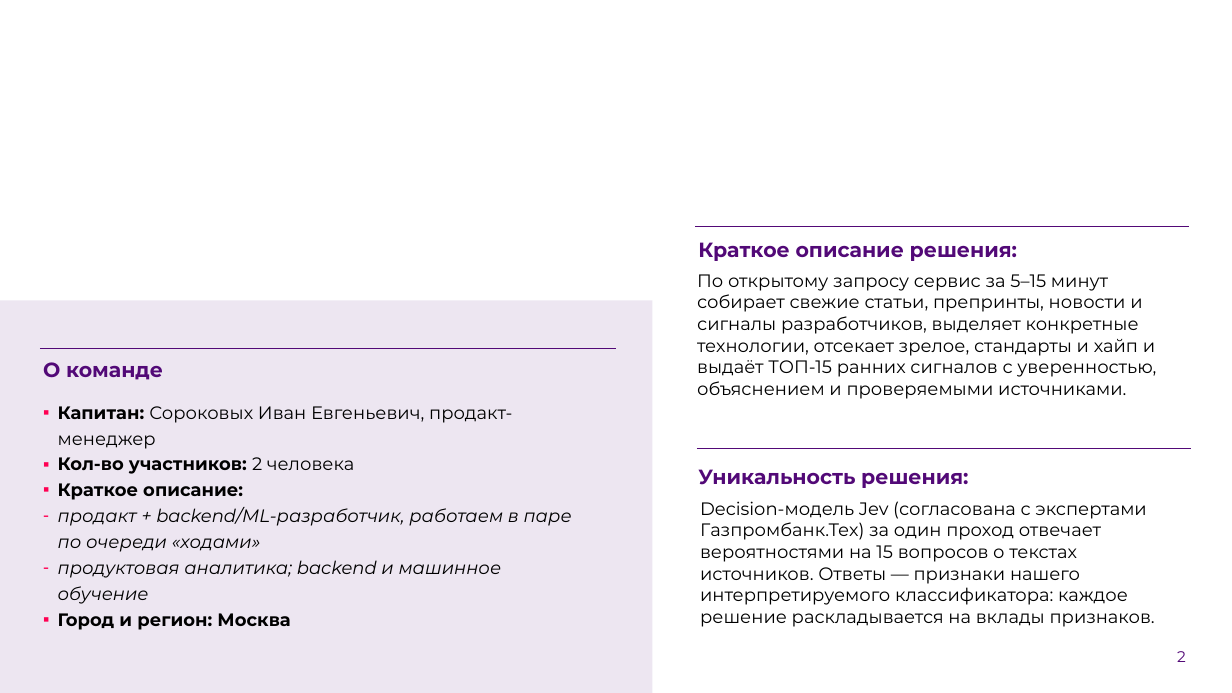
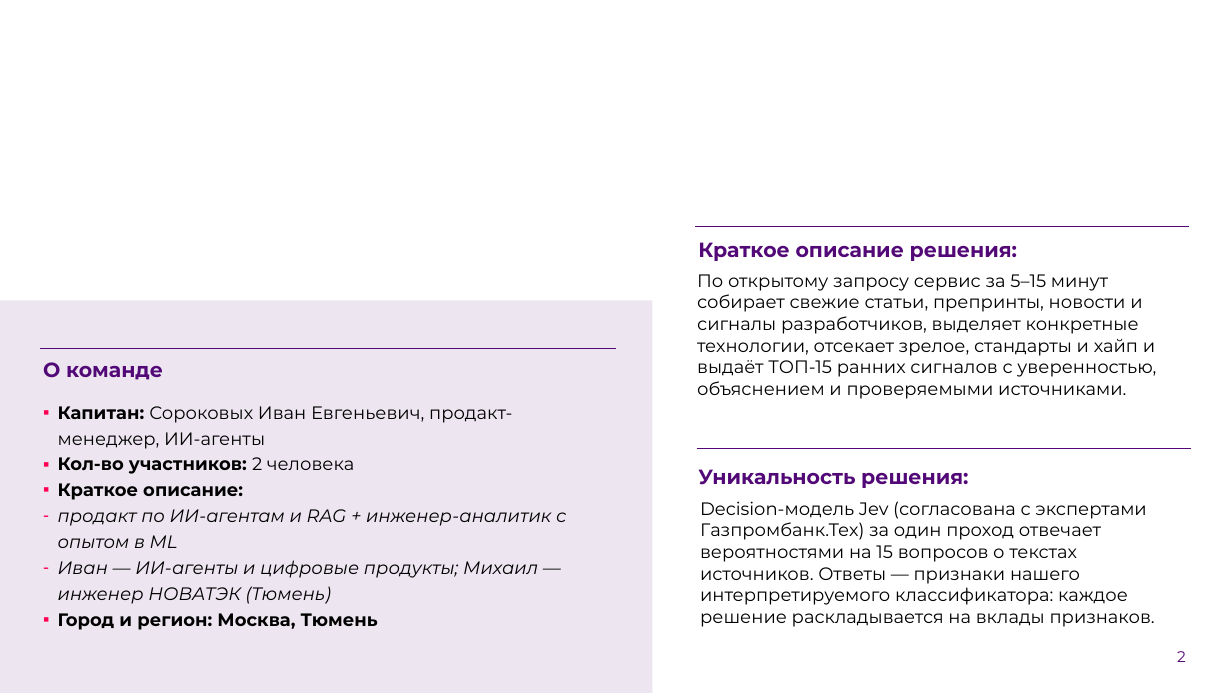
Before and after one commit to Krackenhell/lct-2026-weak-signals, a slide deck: slide 2 of presentation/Агенты_Москвы_Радар_слабых_сигналов.pptx. Drawn at 1232x693 pixels with LibreOffice and Linux fonts; fonts in the diff are those of the drawing; background and template pictures are left out. Boxes give left, top, right and bottom in pixels: in the first picture for what was removed or moved away, otherwise in the second. Text is boxed around its words. In the diff, an @@ line names an element or a change of style, - is before the commit and + after.

```diff
--- a/presentation/Агенты_Москвы_Радар_слабых_сигналов.pptx
+++ b/presentation/Агенты_Москвы_Радар_слабых_сигналов.pptx
@@ text at bbox=[58, 406, 512, 449]: text changed @@
-▪ Капитан: Сороковых Иван Евгеньевич, продакт-менеджер
+▪ Капитан: Сороковых Иван Евгеньевич, продакт-менеджер, ИИ-агенты
@@ text at bbox=[58, 509, 566, 630]: text changed @@
-– продакт + backend/ML-разработчик, работаем в паре по очереди «ходами»
-– продуктовая аналитика; backend и машинное обучение
-▪ Город и регион: Москва
+– продакт по ИИ-агентам и RAG + инженер-аналитик с опытом в ML
+– Иван — ИИ-агенты и цифровые продукты; Михаил — инженер НОВАТЭК (Тюмень)
+▪ Город и регион: Москва, Тюмень
```
Also in this commit, not shown: 2 other slides changed, 2 other files.
